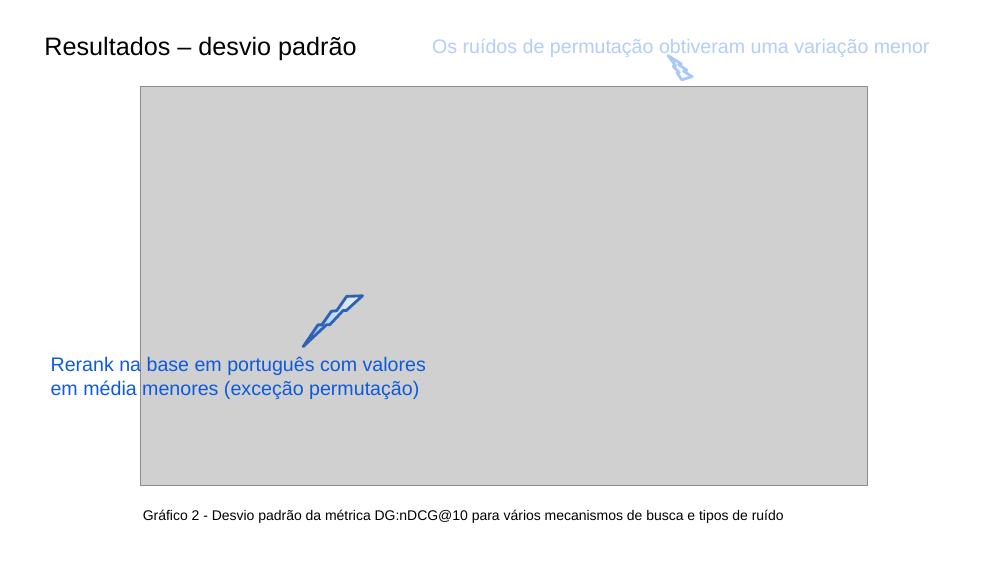
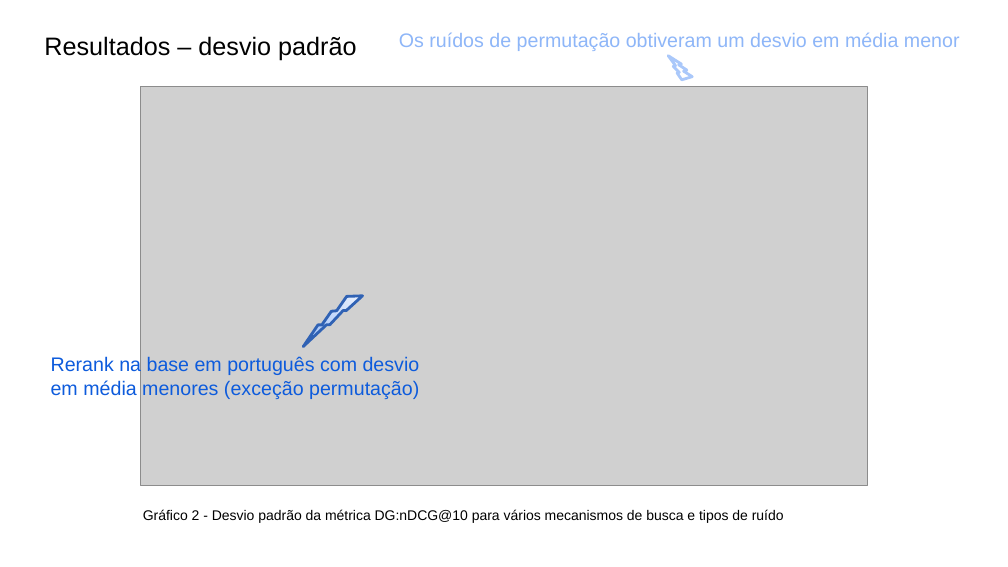
Before and after one commit to leonardo3108/robustez-query, a slide deck: slide 10 of docs/presentations/Apresentação final - 20211209.pptx. Drawn at 1008x567 pixels with LibreOffice and Linux fonts; fonts in the diff are those of the drawing; grey boxes stand for pictures. Boxes give left, top, right and bottom in pixels: in the first picture for what was removed or moved away, otherwise in the second. Text is boxed around its words. In the diff, an @@ line names an element or a change of style, - is before the commit and + after.

Commit message:
apresentação final

```diff
--- a/docs/presentations/Apresentação final - 20211209.pptx
+++ b/docs/presentations/Apresentação final - 20211209.pptx
@@ text at (399, 32, 960, 51): text changed; text colour #B3CEFB to #8EB6F8 @@
-Os ruídos de permutação obtiveram uma variação menor
+Os ruídos de permutação obtiveram um desvio em média menor
@@ text at (51, 356, 420, 399): text changed @@
-Rerank na base em português com valores em média menores (exceção permutação)
+Rerank na base em português com desvio em média menores (exceção permutação)
```
Also in this commit, not shown: 4 other slides changed, 1 slide added.
